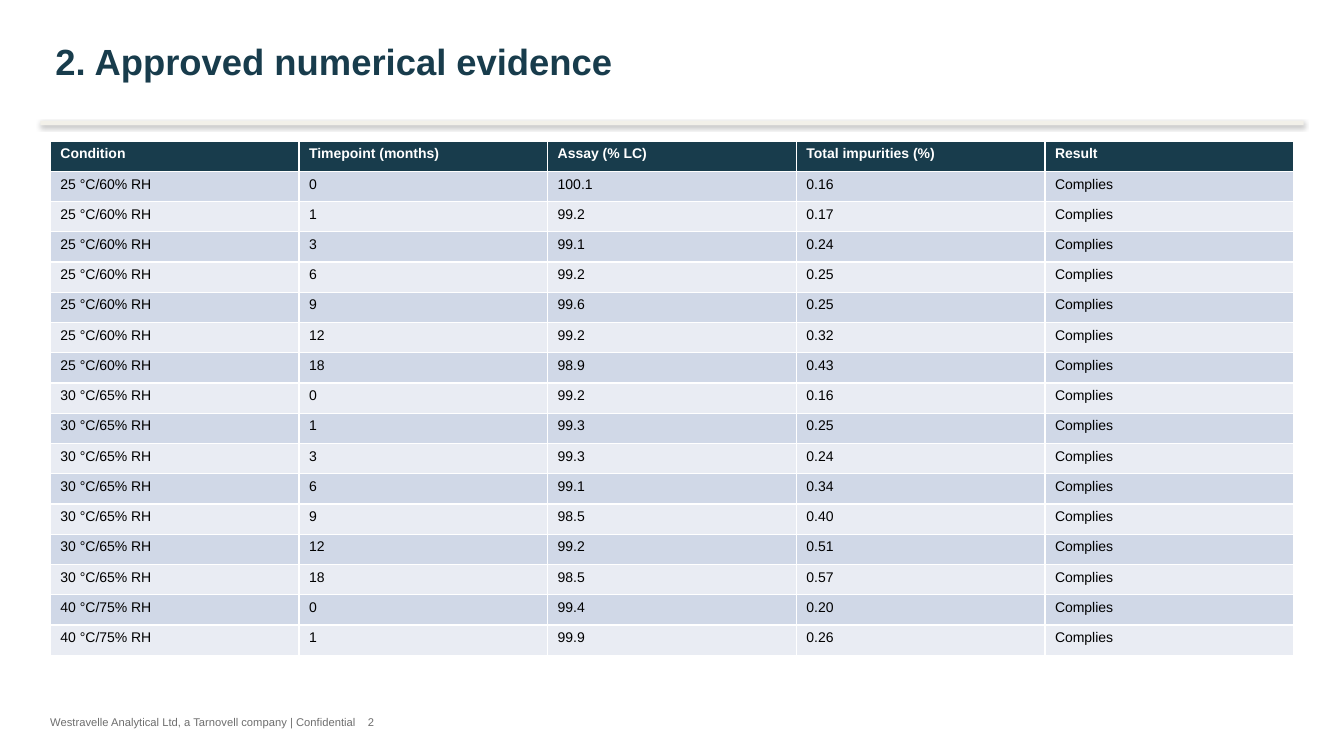
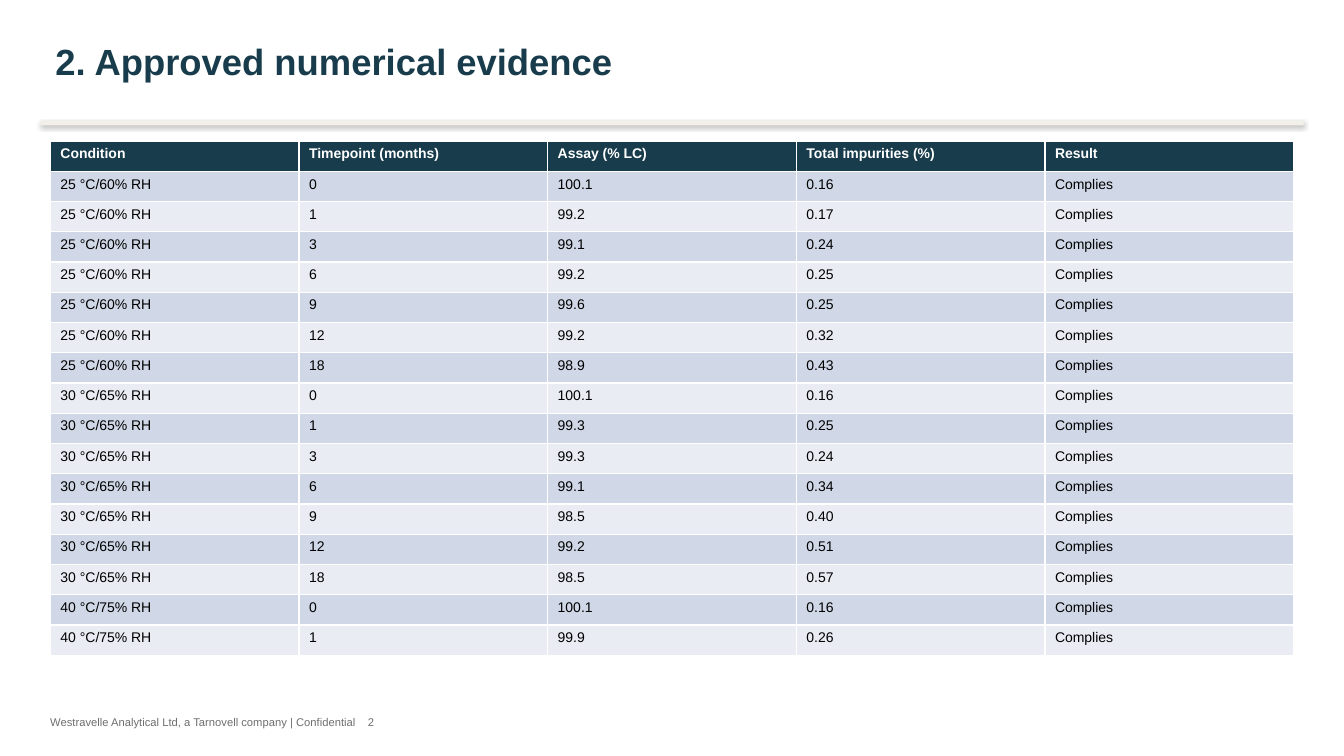
Before and after one commit to 60xAI/portco-mock-dataset, a slide deck: slide 2 of output/archive/WestravelleData/Stability/XA5/WA-2022-226/Readouts/Client/XA5_StabilityReview_QA-APPROVED.pptx. Drawn at 1344x756 pixels with LibreOffice and Linux fonts; fonts in the diff are those of the drawing. Boxes give left, top, right and bottom in pixels: in the first picture for what was removed or moved away, otherwise in the second. Text is boxed around its words. In the diff, an @@ line names an element or a change of style, - is before the commit and + after.

```diff
--- a/output/archive/WestravelleData/Stability/XA5/WA-2022-226/Readouts/Client/XA5_StabilityReview_QA-APPROVED.pptx
+++ b/output/archive/WestravelleData/Stability/XA5/WA-2022-226/Readouts/Client/XA5_StabilityReview_QA-APPROVED.pptx
@@ table at [50,141,1296,655] @@
-row 9, column 3: 99.2
+row 9, column 3: 100.1
-row 16, column 3: 99.4
+row 16, column 3: 100.1
-row 16, column 4: 0.20
+row 16, column 4: 0.16
```
Also in this commit, not shown: 14 other files.
